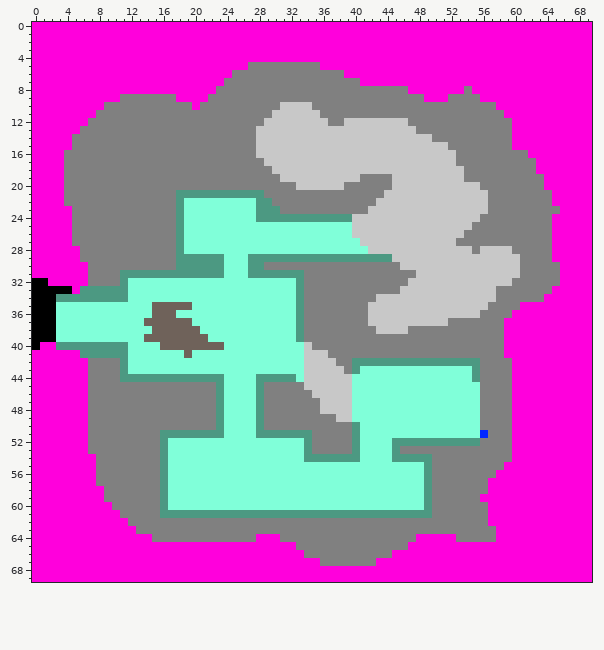
A sprite sheet gets an edit: PrecursiveScavenger/dungeons/microdungeons/randomencounter/asteroidfield/miningcamp1.png. Above: the version before the commit.
The file is 70x70 pixels.
Once edited:
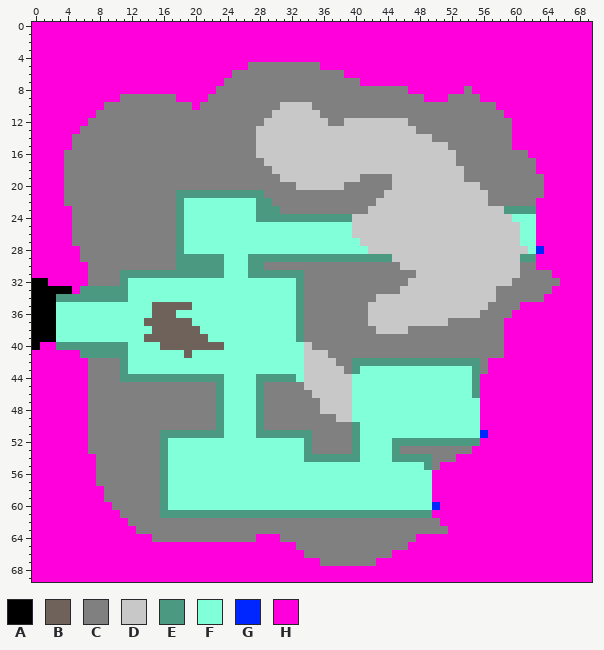
Palette (. is transparent): A #000000  B #6f625a  C #808080  D #c8c8c8  E #4c9982  F #80ffd9  G #0026ff  H #ff00dc
What changed:
Colour D replaces colour C in row 23 at x 57 to 58; in row 24 at x 56 to 59; in row 25 at x 55 to 60; in row 26 at x 54 to 60; in row 27 at x 53 to 60; in row 28 at x 55 and 60 to 61.
Colour E replaces colour C in row 23 at x 59 to 62; in row 29 at x 61 to 62.
Colour E replaces colour F in rows 45 to 46 at x 55.
Colour F replaces colour C in row 24 at x 60 to 62; in rows 25 to 27 at x 61 to 62; in row 28 at x 62.
Colour F replaces colour E in rows 56 to 60 at x 49.
Colour G replaces colour C in row 28 at x 63; in row 60 at x 50.
Colour H replaces colour C in row 21 at x 64; in row 22 at x 63 to 64; in row 23 at x 63 to 65; in rows 24 to 27 at x 63 to 64; in row 28 at x 64; in row 29 at x 63 to 64.
Colour H replaces colour C in row 30 at x 63 to 65; in row 31 at x 65; in rows 42 to 43 at x 57 to 59; in rows 44 to 50 at x 56 to 59; in row 51 at x 57 to 59; in row 52 at x 56 to 59.
Colour H replaces colour C in row 53 at x 55 to 59; in row 54 at x 53 to 59; in row 55 at x 51 to 58; in row 56 at x 50 to 57; in rows 57 to 58 at x 50 to 56; in row 59 at x 50 to 55.
Colour H replaces colour C in row 60 at x 51 to 56; in row 61 at x 50 to 56; in row 62 at x 51 to 56; in row 63 at x 52 to 57; in row 64 at x 53 to 57.
Changed places in both pictures, as pixel boxes (x1, y1, x2, y2):
changed: (456, 190, 560, 278)
changed: (424, 358, 512, 542)
